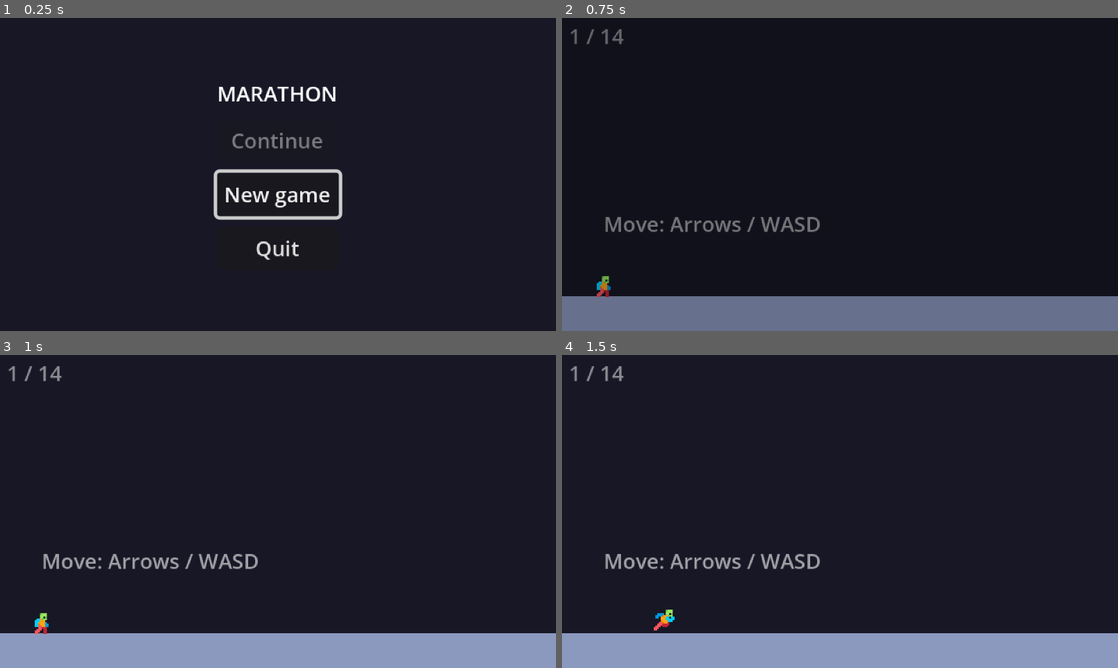
Above: before the commit, frames 1-4 (two rows, left to right).
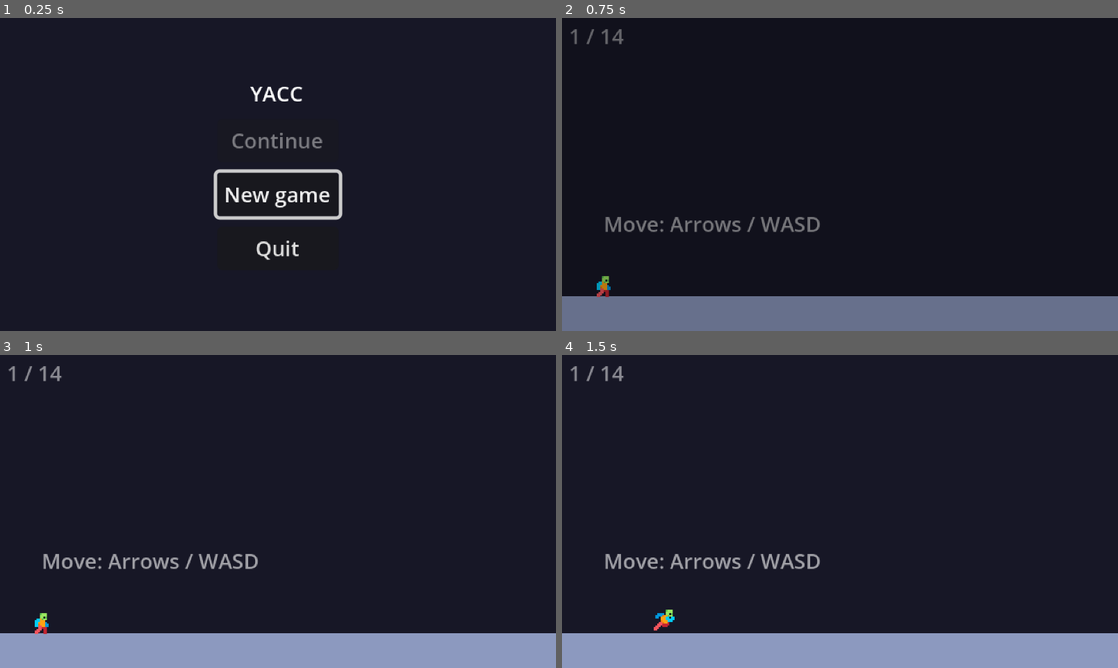
Above: after the commit, the same moments.

Repository: marquesch/yacc
Game: Godot game, scene res://scenes/main_menu.tscn
Two runs of this game, one before a commit and one after it. Both use one fixed random seed, a clock stepped at 60 frames per second and the inputs below.
Inputs:
- Up to frame 1 (0.25 s): no input
- Up to frame 2 (0.75 s): click "New game" at 0.5 s
- Up to frame 3 (1 s): no input
- Up to frame 4 (1.5 s): tap Enter at 1.25 s; hold D (move_right) from 1.28 s (still down); tap X (dash) at 1.35 s

The runs differ from the first frame. In frame 1, 0.6% of the frame differs, in the area x 39-61%, y 22-27%; in frame 2, nothing differs; in frame 3, nothing differs; in frame 4, nothing differs.

Commit message:
renaming the project yacc

Diff:
--- a/project.godot
+++ b/project.godot
@@ -10,7 +10,7 @@
 
 [application]
 
-config/name="Marathon"
+config/name="YACC"
 run/main_scene="res://scenes/main_menu.tscn"
 config/features=PackedStringArray("4.7", "GL Compatibility")
 
--- /dev/null
+++ b/scenes/hud.tscn
@@ -0,0 +1,54 @@
+[gd_scene format=3 uid="uid://crk25cmx5hxlt"]
+
+[ext_resource type="Script" uid="uid://m14ge35yhar5" path="res://scripts/hud.gd" id="1_5ysmq"]
+[ext_resource type="Texture2D" uid="uid://dbfbbyqpi4705" path="res://assets/hud/stopwatch.png" id="1_oo0fn"]
+[ext_resource type="Texture2D" uid="uid://bbiq88tbmmvrm" path="res://assets/hud/dead-head.png" id="2_5ysmq"]
+
+[node name="Hud" type="CanvasLayer" unique_id=775188101]
+script = ExtResource("1_5ysmq")
+
+[node name="DeathCount" type="Label" parent="." unique_id=1023331212]
+anchors_preset = -1
+anchor_left = 0.4375
+anchor_right = 0.5625
+anchor_bottom = 0.094444446
+offset_left = 128.0
+offset_top = 25.0
+offset_right = 128.0
+offset_bottom = 25.0
+grow_horizontal = 2
+size_flags_horizontal = 4
+text = "0"
+horizontal_alignment = 1
+vertical_alignment = 1
+metadata/_edit_use_anchors_ = true
+metadata/_edit_group_ = true
+
+[node name="Stopwatch" type="Label" parent="." unique_id=588673362]
+offset_left = 16.0
+offset_top = 25.0
+offset_right = 56.0
+offset_bottom = 42.0
+size_flags_horizontal = 4
+text = "20:37"
+horizontal_alignment = 1
+vertical_alignment = 1
+metadata/_edit_group_ = true
+
+[node name="StopwatchIcon" type="TextureRect" parent="." unique_id=1226805668]
+offset_left = 29.0
+offset_top = 14.0
+offset_right = 41.0
+offset_bottom = 26.0
+texture = ExtResource("1_oo0fn")
+expand_mode = 1
+metadata/_edit_group_ = true
+
+[node name="DeathIcon2" type="TextureRect" parent="." unique_id=1713938194]
+offset_left = 281.0
+offset_top = 14.0
+offset_right = 293.0
+offset_bottom = 26.0
+texture = ExtResource("2_5ysmq")
+expand_mode = 1
+metadata/_edit_group_ = true
--- a/scenes/main_menu.tscn
+++ b/scenes/main_menu.tscn
@@ -1,17 +1,7 @@
 [gd_scene format=3 uid="uid://4pkc5cbrponm"]
 
 [ext_resource type="Script" uid="uid://blmqe8kgn5525" path="res://scripts/main_menu.gd" id="1"]
-[ext_resource type="AudioStream" uid="uid://cd4ay88cbmq4u" path="res://assets/songs/sleepless.mp3" id="2_wu84c"]
-[ext_resource type="AudioStream" uid="uid://d0rbjbqnsn7nn" path="res://assets/songs/prism.mp3" id="3_8ln24"]
-[ext_resource type="AudioStream" uid="uid://bkurkcenk4w74" path="res://assets/songs/paperback.mp3" id="4_rtw2f"]
-
-[sub_resource type="AudioStreamPlaylist" id="AudioStreamPlaylist_uo5s5"]
-shuffle = true
-stream_count = 4
-stream_0 = ExtResource("2_wu84c")
-stream_1 = ExtResource("3_8ln24")
-stream_2 = ExtResource("4_rtw2f")
-stream_3 = ExtResource("3_8ln24")
+[ext_resource type="PackedScene" uid="uid://cxj742p8048n5" path="res://scenes/music_player.tscn" id="2_ekxnf"]
 
 [node name="MainMenu" type="Control" unique_id=263141445]
 layout_mode = 3
@@ -21,6 +11,7 @@
 grow_horizontal = 2
 grow_vertical = 2
 script = ExtResource("1")
+metadata/_edit_group_ = true
 
 [node name="MainBox" type="CenterContainer" parent="." unique_id=1236155693]
 layout_mode = 1
@@ -36,7 +27,7 @@
 
 [node name="Title" type="Label" parent="MainBox/VBox" unique_id=690086522]
 layout_mode = 2
-text = "MARATHON"
+text = "YACC"
 horizontal_alignment = 1
 
 [node name="ContinueButton" type="Button" parent="MainBox/VBox" unique_id=1889445142]
@@ -83,7 +74,4 @@
 layout_mode = 2
 text = "No"
 
-[node name="AudioStreamPlayer" type="AudioStreamPlayer" parent="." unique_id=1736691452]
-stream = SubResource("AudioStreamPlaylist_uo5s5")
-volume_db = -20.0
-autoplay = true
+[node name="MusicPlayer" parent="." unique_id=1084874933 instance=ExtResource("2_ekxnf")]
--- a/scripts/game.gd
+++ b/scripts/game.gd
@@ -13,6 +13,8 @@
 var _level_index := 0
 var _level: Level
 var _is_transitioning := false
+var _death_count := 0
+var _time_elapsed := 0
 
 @onready var _level_container: Node2D = $LevelContainer
 @onready var _player: Player = $Player
--- /dev/null
+++ b/scripts/hud.gd
@@ -0,0 +1,25 @@
+extends CanvasLayer
+
+@onready var stopwatch: Label = $Stopwatch
+@onready var death_count: Label = $DeathCount
+
+
+# Called when the node enters the scene tree for the first time.
+func _ready() -> void:
+	pass  # Replace with function body.
+
+
+# Called every frame. 'delta' is the elapsed time since the previous frame.
+func _process(delta: float) -> void:
+	pass
+
+
+func update_stopwatch(elapsed_seconds: int) -> void:
+	var minutes: int = elapsed_seconds / 60
+	var seconds: int = elapsed_seconds % 60
+
+	stopwatch.text = "%02d:%02d" % [minutes, seconds]
+
+
+func update_death_count(deaths: int) -> void:
+	death_count.text = str(deaths)
Binary file added: assets/hud/dead-head.png
Not shown, added: assets/hud/dead-head.png.import
Binary file added: assets/hud/stopwatch.png
Not shown, added: assets/hud/stopwatch.png.import
Not shown, changed: export_presets.cfg
Not shown, added: scripts/hud.gd.uid
